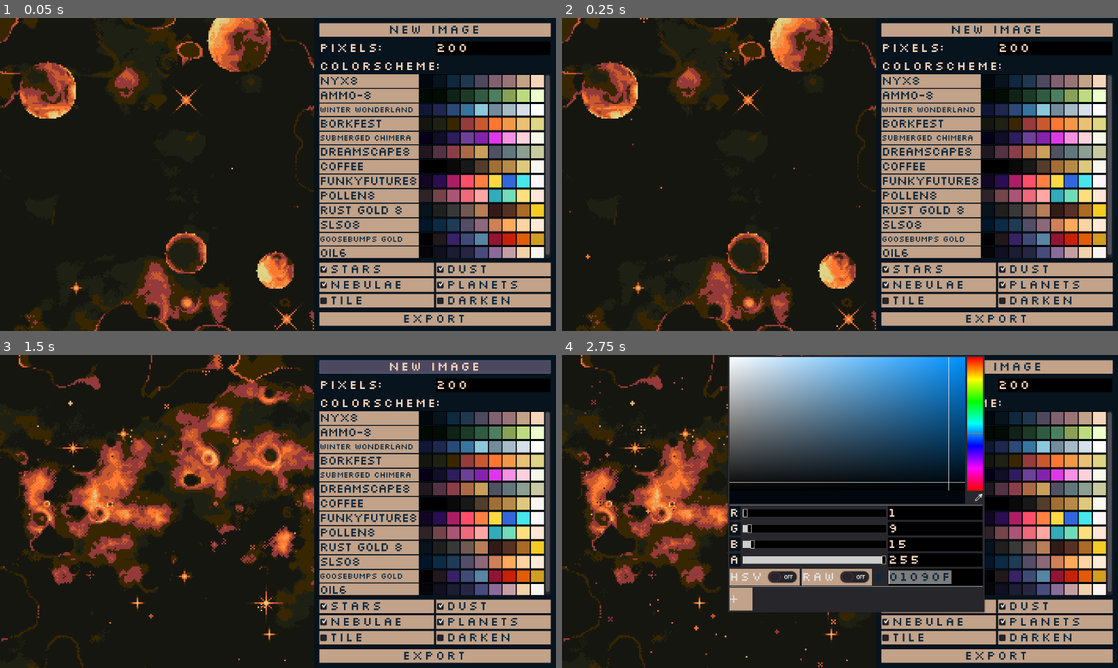
Above: before the commit, frames 1-4 (two rows, left to right).
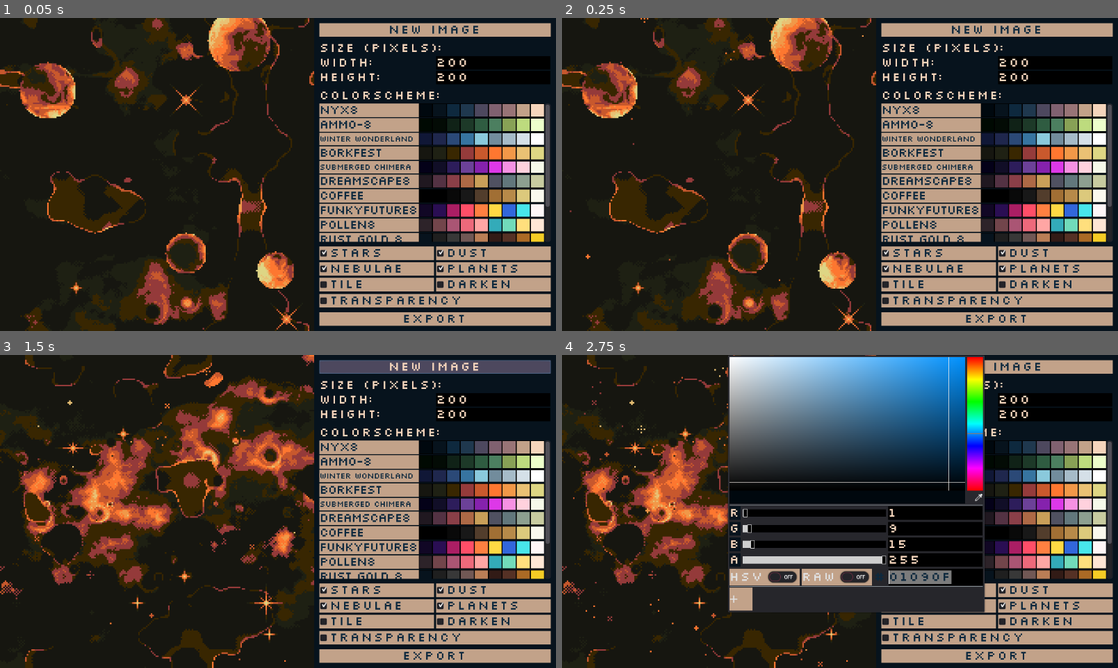
Above: after the commit, the same moments.

Repository: Deep-Fold/PixelSpace
Game: Godot game, scene res://GUI/GUI.tscn
The game is run twice, just before and just after one commit, with the same random seed, the same clock (stepped at 60 frames per second) and the same inputs.
Inputs:
- Up to frame 1 (0.05 s): no input
- Up to frame 2 (0.25 s): no input
- Up to frame 3 (1.5 s): click "new image" at 0.5 s; click "new image" at 1.25 s
- Up to frame 4 (2.75 s): click "NYX8" at 2 s

The runs differ from the first frame. In frame 1, 24% of the frame differs, in the area x 0-100%, y 0-100%; in frame 2, 24%; in frame 3, 24%; in frame 4, 16%.

Commit message:
transparent backgrounds

Diff:
--- a/BackgroundGenerator/BackgroundGenerator.gd
+++ b/BackgroundGenerator/BackgroundGenerator.gd
@@ -38,11 +38,18 @@
 
 func generate_new():
 	starstuff.material.set_shader_param("seed", rand_range(1.0, 10.0))
-	starstuff.material.set_shader_param("pixels", rect_size.x)
+	starstuff.material.set_shader_param("pixels", max(rect_size.x, rect_size.y))
 
+	var aspect = Vector2(1,1)
+	if rect_size.x > rect_size.y:
+		aspect = Vector2(rect_size.x / rect_size.y, 1.0)
+	else:
+		aspect = Vector2(1.0, rect_size.y / rect_size.x)
+
+	starstuff.material.set_shader_param("uv_correct", aspect)
 	nebulae.material.set_shader_param("seed", rand_range(1.0, 10.0))
-	nebulae.material.set_shader_param("pixels", rect_size.x)
-
+	nebulae.material.set_shader_param("pixels", max(rect_size.x, rect_size.y))
+	nebulae.material.set_shader_param("uv_correct", aspect)
 
 	particles.speed_scale = 1.0
 	particles.amount = 1
@@ -62,7 +69,7 @@
 		s.queue_free()
 	star_objects = []
 
-	var star_amount = int(rect_size.x / 20)
+	var star_amount = int(max(rect_size.x, rect_size.y) / 20)
 	star_amount = max(star_amount, 1)
 	for i in randi()%star_amount:
 		_place_big_star()
@@ -90,7 +97,8 @@
 		s.material.set_shader_param("colorscheme", colorscheme)
 
 func _place_planet():
-	var scale = Vector2(1,1)*(rand_range(0.2, 0.7)*rand_range(0.5, 1.0)*rect_size.x*0.005)
+	var min_size = min(rect_size.x, rect_size.y)
+	var scale = Vector2(1,1)*(rand_range(0.2, 0.7)*rand_range(0.5, 1.0)*min_size*0.005)
 
 	var pos = Vector2()
 	if (should_tile):
@@ -137,3 +145,6 @@
 
 func toggle_planets():
 	planetcontainer.visible = !planetcontainer.visible
+
+func toggle_transparancy():
+	$CanvasLayer/Background.visible = !$CanvasLayer/Background.visible
--- a/BackgroundGenerator/BackgroundGenerator.tscn
+++ b/BackgroundGenerator/BackgroundGenerator.tscn
@@ -56,8 +56,6 @@
 material = ExtResource( 6 )
 anchor_right = 1.0
 anchor_bottom = 1.0
-margin_right = 7.62939e-06
-margin_bottom = 7.62939e-06
 __meta__ = {
 "_edit_use_anchors_": false
 }
@@ -69,4 +67,5 @@
 [node name="PauseParticles" type="Timer" parent="."]
 wait_time = 0.5
 one_shot = true
+
 [connection signal="timeout" from="PauseParticles" to="." method="_on_PauseParticles_timeout"]
--- a/BackgroundGenerator/Nebulae.shader
+++ b/BackgroundGenerator/Nebulae.shader
@@ -9,10 +9,11 @@
 uniform vec4 background_color : hint_color;
 uniform bool should_tile = false;
 uniform bool reduce_background = false;
+uniform vec2 uv_correct = vec2(1.0);
 
 float rand(vec2 coord, float tilesize) {
 	if (should_tile) {
-		coord = mod(coord, tilesize);
+		coord = mod(coord / uv_correct, tilesize);
 	}
 
 	return fract(sin(dot(coord.xy ,vec2(12.9898,78.233))) * (15.5453 + seed));
@@ -50,7 +51,7 @@
 
 float circleNoise(vec2 uv, float tilesize) {
 	if (should_tile) {
-		uv = mod(uv, tilesize);
+		uv = mod(uv, tilesize / uv_correct);
 	}
 
     float uv_y = floor(uv.y);
@@ -85,10 +86,12 @@
 void fragment() {
 	// pixelizing and dithering
 	vec2 uv = floor((UV) * pixels) / pixels;
-	bool dith = dither(uv, UV);
 
 	// distance from center
-	float d = distance(uv, vec2(0.5)) * 0.4;
+	float d =  distance(uv, vec2(0.5)) * 0.4;
+
+	uv *= uv_correct;
+	bool dith = dither(uv, UV);
 
 	// noise for the inside of the nebulae
 	float n = cloud_alpha(uv * size, size);
@@ -96,10 +99,6 @@
 	float n_lerp = n2 * n;
 	float n_dust = cloud_alpha(uv * size, size);
 	float n_dust_lerp = n_dust * n_lerp;
-
-	// noise for the shape of the nebulae
-	float n_alpha = fbm(uv * ceil(size * 0.05) -vec2(1, 1), ceil(size * 0.05));
-	float a_dust = step(n_alpha , n_dust_lerp * 1.8);
 
 	// apply dithering
 	if (dith) {
--- a/BackgroundGenerator/Nebulae.tres
+++ b/BackgroundGenerator/Nebulae.tres
@@ -10,6 +10,7 @@
 shader_param/seed = 4.507
 shader_param/pixels = 500.0
 shader_param/background_color = Color( 0.0901961, 0.0901961, 0.0666667, 1 )
-shader_param/should_tile = false
+shader_param/should_tile = true
 shader_param/reduce_background = false
+shader_param/uv_correct = Vector2( 1, 1 )
 shader_param/colorscheme = ExtResource( 1 )
--- a/BackgroundGenerator/StarStuff.shader
+++ b/BackgroundGenerator/StarStuff.shader
@@ -8,10 +8,11 @@
 uniform bool should_tile = false;
 uniform bool reduce_background = false;
 uniform sampler2D colorscheme;
+uniform vec2 uv_correct = vec2(1.0);
 
 float rand(vec2 coord, float tilesize) {
 	if (should_tile) {
-		coord = mod(coord, tilesize);
+		coord = mod(coord / uv_correct, tilesize );
 	}
 
 	return fract(sin(dot(coord.xy ,vec2(12.9898,78.233))) * (15.5453 + seed));
@@ -84,12 +85,12 @@
 
 void fragment() {
 	// pixelizing and dithering
-	vec2 uv = floor((UV) * pixels) / pixels;
+	vec2 uv = floor((UV) * pixels) / pixels * uv_correct;
 	bool dith = dither(uv, UV);
 
 	// noise for the dust
 	// the + vec2(x,y) is to create an offset in noise values
-	float n_alpha = fbm(uv * ceil(size * 0.5) +vec2(2,2),ceil(size * 0.5));
+	float n_alpha = fbm(uv * ceil(size * 0.5) +vec2(2,2), ceil(size * 0.5));
 	float n_dust = cloud_alpha(uv * size, size);
 	float n_dust2 = fbm(uv * ceil(size * 0.2)  -vec2(2,2),ceil(size * 0.2));
 	float n_dust_lerp = n_dust2 * n_dust;
--- a/BackgroundGenerator/StarStuff.tres
+++ b/BackgroundGenerator/StarStuff.tres
@@ -11,4 +11,5 @@
 shader_param/pixels = 500.0
 shader_param/should_tile = false
 shader_param/reduce_background = false
+shader_param/uv_correct = Vector2( 1, 1 )
 shader_param/colorscheme = ExtResource( 1 )
--- a/GUI/GUI.gd
+++ b/GUI/GUI.gd
@@ -12,17 +12,27 @@
 	_generate_new()
 
 func _generate_new():
+	$Viewport.size = new_size
 	generator.rect_min_size = new_size
 	generator.rect_size = new_size
 	generator.set_mirror_size(new_size)
 	$Viewport/Camera1.zoom = new_size/viewport.size
 	$Viewport/Camera1.offset = new_size * 0.5
+
+	var aspect = Vector2(1,1)
+	if new_size.x > new_size.y:
+		aspect = Vector2(new_size.y / new_size.x, 1.0)
+	else:
+		aspect = Vector2(1.0, new_size.x / new_size.y)
+
+	$HBoxContainer/Control/TextureRect.rect_size = aspect * 600
+
 	yield(get_tree(), "idle_frame")
+	$HBoxContainer/Control/TextureRect.rect_size = Vector2(600,600)
 	generator.generate_new()
 
 func _on_NewButton_pressed():
 	_generate_new()
-
 
 func _on_ExportButton_pressed():
 	$Viewport/Camera1.current = false
@@ -45,7 +55,6 @@
 	else:
 		img.save_png("res://Space Background.png")
 
-
 func _on_SaveTimer_timeout():
 	export_image()
 	$Viewport/Camera1.current = true
@@ -56,33 +65,32 @@
 	scheme.remove(0)
 	global_scheme.gradient.colors = scheme
 
-
-
-
-func _on_pixelsSet_value_changed(value):
-	value = clamp(value, 100, 1000)
-	new_size = Vector2(1,1)*int(value)
-
-
 func _on_EnableStars_pressed():
 	generator.toggle_stars()
-
 
 func _on_EnableDust_pressed():
 	generator.toggle_dust()
 
-
 func _on_EnableNebulae_pressed():
 	generator.toggle_nebulae()
-
 
 func _on_EnablePlanets_pressed():
 	generator.toggle_planets()
 
-
 func _on_EnableReduceBackground_pressed():
 	generator.toggle_reduce_background()
 
-
 func _on_EnableTile_pressed():
 	generator.toggle_tile()
+
+func _on_PixelsHeight_value_changed(value):
+	value = clamp(value, 100, 3000)
+	new_size.y = int(value)
+
+func _on_PixelsWidth_value_changed(value):
+	value = clamp(value, 100, 3000)
+	new_size.x = int(value)
+
+
+func _on_EnableTransparency_pressed():
+	generator.toggle_transparancy()
--- a/GUI/GUI.tscn
+++ b/GUI/GUI.tscn
@@ -7,6 +7,7 @@
 [ext_resource path="res://GUI/slkscre.ttf" type="DynamicFontData" id=5]
 [ext_resource path="res://GUI/FontSmall.tres" type="DynamicFont" id=6]
 [ext_resource path="res://GUI/FontSmaller.tres" type="DynamicFont" id=7]
+[ext_resource path="res://GUI/transparent.png" type="Texture" id=8]
 
 [sub_resource type="ViewportTexture" id=1]
 viewport_path = NodePath("Viewport")
@@ -31,7 +32,7 @@
 }
 
 [node name="Viewport" type="Viewport" parent="."]
-size = Vector2( 1000, 1000 )
+size = Vector2( 3000, 3000 )
 own_world = true
 transparent_bg = true
 hdr = false
@@ -63,11 +64,30 @@
 margin_bottom = 600.0
 rect_min_size = Vector2( 600, 600 )
 
+[node name="ColorRect" type="ColorRect" parent="HBoxContainer/Control"]
+visible = false
+anchor_right = 1.0
+anchor_bottom = 1.0
+color = Color( 0.0313726, 0.0784314, 0.117647, 1 )
+__meta__ = {
+"_edit_use_anchors_": false
+}
+
+[node name="TextureRect2" type="TextureRect" parent="HBoxContainer/Control"]
+anchor_right = 1.0
+anchor_bottom = 1.0
+texture = ExtResource( 8 )
+stretch_mode = 2
+__meta__ = {
+"_edit_use_anchors_": false
+}
+
 [node name="TextureRect" type="TextureRect" parent="HBoxContainer/Control"]
 anchor_right = 1.0
 anchor_bottom = 1.0
 texture = SubResource( 1 )
 expand = true
+stretch_mode = 6
 __meta__ = {
 "_edit_use_anchors_": false
 }
@@ -105,10 +125,16 @@
 margin_bottom = 33.0
 rect_min_size = Vector2( 0, 5 )
 
+[node name="Label" type="Label" parent="HBoxContainer/ColorRect/Settings"]
+margin_top = 35.0
+margin_right = 442.0
+margin_bottom = 61.0
+text = "Size (Pixels):"
+
 [node name="HBoxContainer" type="HBoxContainer" parent="HBoxContainer/ColorRect/Settings"]
-margin_top = 35.0
-margin_right = 442.0
-margin_bottom = 61.0
+margin_top = 63.0
+margin_right = 442.0
+margin_bottom = 89.0
 __meta__ = {
 "_edit_use_anchors_": false
 }
@@ -117,33 +143,56 @@
 margin_right = 219.0
 margin_bottom = 26.0
 size_flags_horizontal = 3
-text = "pixels:"
-
-[node name="pixelsSet" type="SpinBox" parent="HBoxContainer/ColorRect/Settings/HBoxContainer"]
+text = "width:"
+
+[node name="PixelsWidth" type="SpinBox" parent="HBoxContainer/ColorRect/Settings/HBoxContainer"]
 margin_left = 223.0
 margin_right = 442.0
 margin_bottom = 26.0
 size_flags_horizontal = 3
 min_value = 100.0
-max_value = 1000.0
+max_value = 3000.0
 value = 200.0
 
+[node name="HBoxContainer2" type="HBoxContainer" parent="HBoxContainer/ColorRect/Settings"]
+margin_top = 91.0
+margin_right = 442.0
+margin_bottom = 117.0
+__meta__ = {
+"_edit_use_anchors_": false
+}
+
+[node name="Label" type="Label" parent="HBoxContainer/ColorRect/Settings/HBoxContainer2"]
+margin_right = 219.0
+margin_bottom = 26.0
+size_flags_horizontal = 3
+text = "height:"
+
+[node name="PixelsHeight" type="SpinBox" parent="HBoxContainer/ColorRect/Settings/HBoxContainer2"]
+margin_left = 223.0
+margin_right = 442.0
+margin_bottom = 26.0
+size_flags_horizontal = 3
+min_value = 100.0
+max_value = 3000.0
+value = 200.0
+
 [node name="Spacer2" type="Control" parent="HBoxContainer/ColorRect/Settings"]
-margin_top = 63.0
-margin_right = 442.0
-margin_bottom = 68.0
+margin_top = 119.0
+margin_right = 442.0
+margin_bottom = 124.0
 rect_min_size = Vector2( 0, 5 )
 
 [node name="Label2" type="Label" parent="HBoxContainer/ColorRect/Settings"]
-margin_top = 70.0
-margin_right = 442.0
-margin_bottom = 96.0
+margin_top = 126.0
+margin_right = 442.0
+margin_bottom = 152.0
 text = "colorscheme:"
 
 [node name="ScrollContainer" type="ScrollContainer" parent="HBoxContainer/ColorRect/Settings"]
-margin_top = 98.0
-margin_right = 442.0
-margin_bottom = 450.0
+margin_top = 154.0
+margin_right = 442.0
+margin_bottom = 419.0
 rect_min_size = Vector2( 0, 50 )
 size_flags_vertical = 3
 
@@ -256,15 +305,15 @@
 colorscheme = PoolColorArray( 0.0228, 0.0228, 0.04, 1, 0.0666667, 0.0666667, 0.121569, 1, 0.113725, 0.113725, 0.2, 1, 0 …(196 unchanged characters)…
 
 [node name="Spacer3" type="Control" parent="HBoxContainer/ColorRect/Settings"]
-margin_top = 452.0
-margin_right = 442.0
-margin_bottom = 457.0
+margin_top = 421.0
+margin_right = 442.0
+margin_bottom = 426.0
 rect_min_size = Vector2( 0, 5 )
 
 [node name="GridContainer" type="GridContainer" parent="HBoxContainer/ColorRect/Settings"]
-margin_top = 459.0
-margin_right = 442.0
-margin_bottom = 545.0
+margin_top = 428.0
+margin_right = 442.0
+margin_bottom = 514.0
 columns = 2
 
 [node name="EnableStars" type="CheckBox" parent="HBoxContainer/ColorRect/Settings/GridContainer"]
@@ -316,6 +365,19 @@
 custom_styles/hover_pressed = SubResource( 3 )
 text = "darken"
 
+[node name="Spacer5" type="Control" parent="HBoxContainer/ColorRect/Settings"]
+margin_top = 516.0
+margin_right = 442.0
+margin_bottom = 517.0
+rect_min_size = Vector2( 0, 1 )
+
+[node name="EnableTransparency" type="CheckBox" parent="HBoxContainer/ColorRect/Settings"]
+margin_top = 519.0
+margin_right = 442.0
+margin_bottom = 545.0
+custom_styles/hover_pressed = SubResource( 3 )
+text = "Transparency"
+
 [node name="Spacer4" type="Control" parent="HBoxContainer/ColorRect/Settings"]
 margin_top = 547.0
 margin_right = 442.0
@@ -331,13 +393,16 @@
 [node name="SaveTimer" type="Timer" parent="."]
 wait_time = 0.1
 one_shot = true
+
 [connection signal="pressed" from="HBoxContainer/ColorRect/Settings/NewButton" to="." method="_on_NewButton_pressed"]
-[connection signal="value_changed" from="HBoxContainer/ColorRect/Settings/HBoxContainer/pixelsSet" to="." method="_on_pixelsSet_value_changed"]
+[connection signal="value_changed" from="HBoxContainer/ColorRect/Settings/HBoxContainer/PixelsWidth" to="." method="_on_PixelsWidth_value_changed"]
+[connection signal="value_changed" from="HBoxContainer/ColorRect/Settings/HBoxContainer2/PixelsHeight" to="." method="_on_PixelsHeight_value_changed"]
 [connection signal="pressed" from="HBoxContainer/ColorRect/Settings/GridContainer/EnableStars" to="." method="_on_EnableStars_pressed"]
 [connection signal="pressed" from="HBoxContainer/ColorRect/Settings/GridContainer/EnableDust" to="." method="_on_EnableDust_pressed"]
 [connection signal="pressed" from="HBoxContainer/ColorRect/Settings/GridContainer/EnableNebulae" to="." method="_on_EnableNebulae_pressed"]
 [connection signal="pressed" from="HBoxContainer/ColorRect/Settings/GridContainer/EnablePlanets" to="." method="_on_EnablePlanets_pressed"]
 [connection signal="pressed" from="HBoxContainer/ColorRect/Settings/GridContainer/EnableTile" to="." method="_on_EnableTile_pressed"]
 [connection signal="pressed" from="HBoxContainer/ColorRect/Settings/GridContainer/EnableReduceBackground" to="." method="_on_EnableReduceBackground_pressed"]
+[connection signal="pressed" from="HBoxContainer/ColorRect/Settings/EnableTransparency" to="." method="_on_EnableTransparency_pressed"]
 [connection signal="pressed" from="HBoxContainer/ColorRect/Settings/ExportButton" to="." method="_on_ExportButton_pressed"]
 [connection signal="timeout" from="SaveTimer" to="." method="_on_SaveTimer_timeout"]
--- a/project.godot
+++ b/project.godot
@@ -10,7 +10,6 @@
 
 _global_script_classes=[  ]
 _global_script_class_icons={
-
 }
 
 [application]
@@ -35,6 +34,7 @@
 
 [rendering]
 
-quality/2d/use_pixel_snap=true
+2d/snapping/use_gpu_pixel_snap=true
 environment/default_environment="res://default_env.tres"
 quality/dynamic_fonts/use_oversampling=false
+quality/2d/use_pixel_snap=true
Not shown: 1 places in GUI/GUI.tscn that only renumber resources
Binary file added: GUI/transparent.png
Not shown, added: GUI/transparent.png.import
